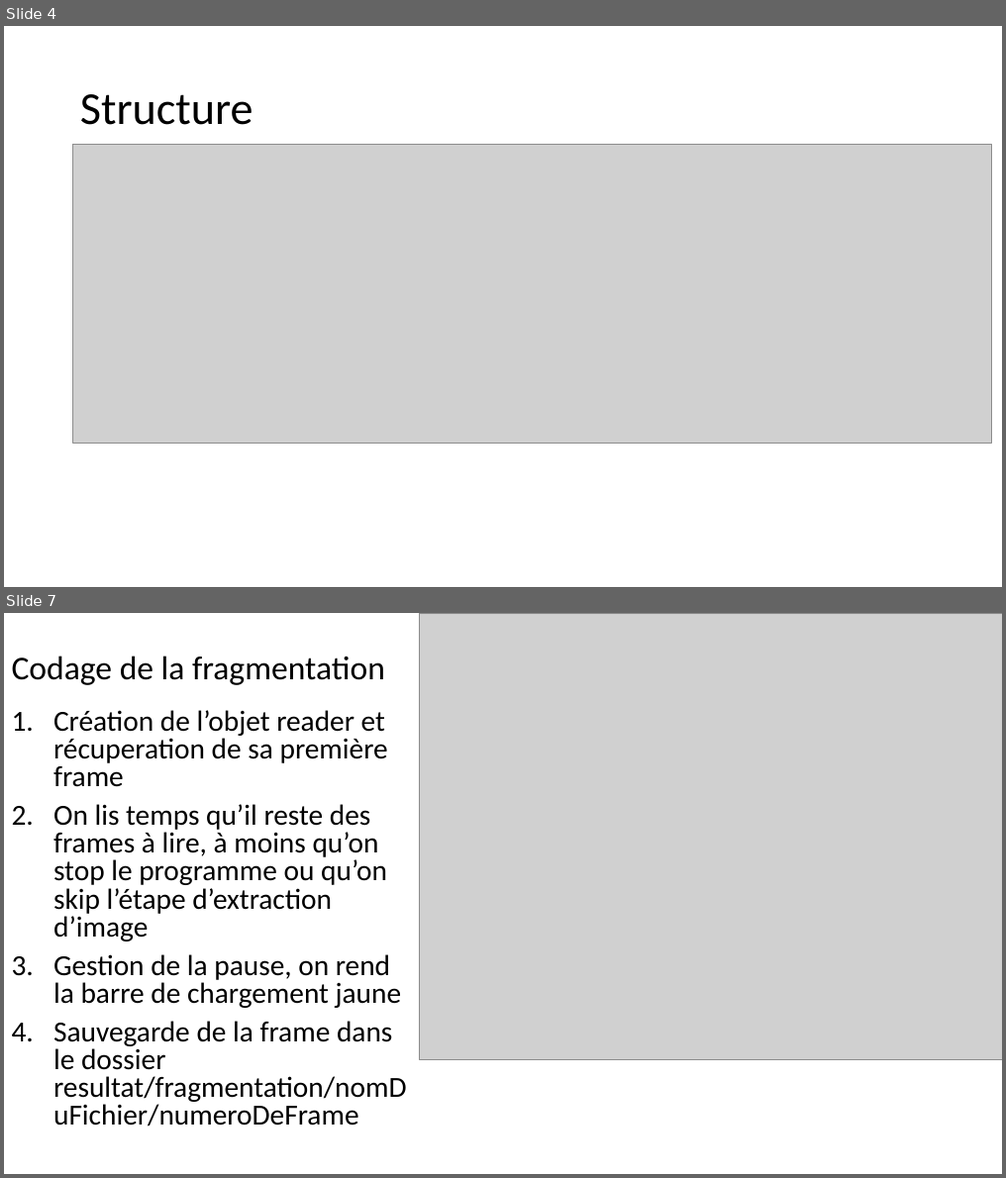
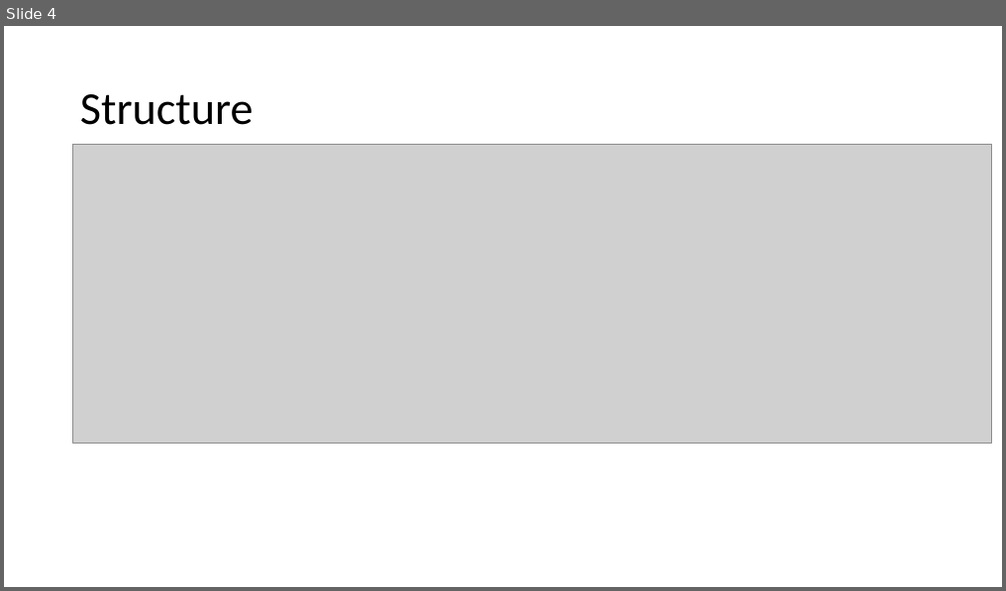
Before and after one commit to chaudois/LieDetectorMicrosoft, a slide deck: Architecture.pptx. Shown one above the other, each under a label of ours: slides 4 and 7 before the commit, slide 4 after it; the slides between them are not shown. The pictures are 1006x1178 and 1006x591 pixels, drawn with LibreOffice and Linux fonts; fonts in the diff are those of the drawing; grey boxes stand for pictures. Boxes give left, top, right and bottom in pixels: in the first picture for what was removed or moved away, otherwise in the second. Text is boxed around its words. In the diff, an @@ line names an element or a change of style, - is before the commit and + after.

```diff
--- a/Architecture.pptx
+++ b/Architecture.pptx
@@ slide 7 removed at (4, 613, 1002, 1174), background #FFFFFF @@
@@ picture removed at (420, 613, 1002, 1059) @@
@@ title removed at (12, 656, 385, 685) @@
-Codage de la fragmentation
@@ text removed at (54, 710, 407, 1127) @@
-1. Création de l’objet reader et récuperation de sa première frame
-2. On lis temps qu’il reste des frames à lire, à moins qu’on stop le programme ou qu’on skip l’étape d’extraction d’image
-3. Gestion de la pause, on rend la barre de chargement jaune
-4. Sauvegarde de la frame dans le dossier resultat/fragmentation/nomDuFichier/numeroDeFrame
```
Also in this commit, not shown: 3 slides changed, 4 slides added, 1 other slide removed, 9 other files.
